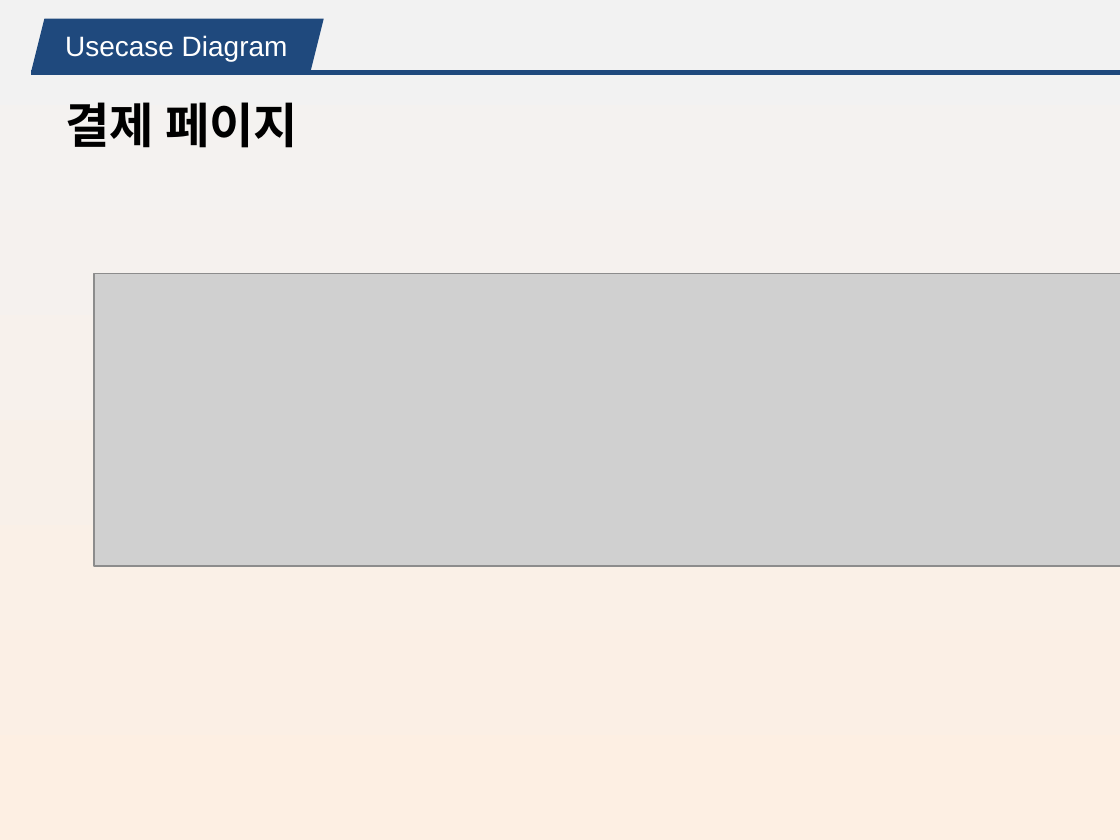
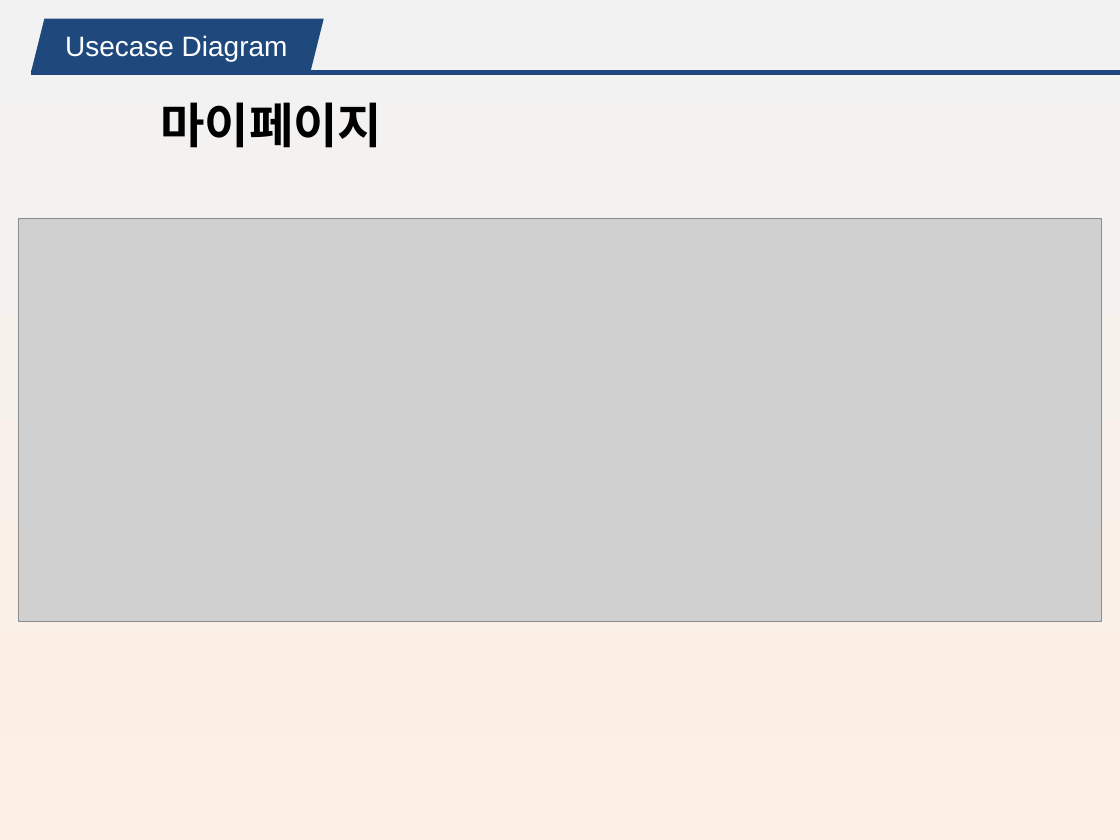
Before and after one commit to minhyeok2487/Project_KeyboardMarket, a slide deck: slide 30 of 키보드 쇼핑몰_MTS.pptx (slide 33 before the commit). Drawn at 1120x840 pixels with LibreOffice and Linux fonts; fonts in the diff are those of the drawing; grey boxes stand for pictures. Boxes give left, top, right and bottom in pixels: in the first picture for what was removed or moved away, otherwise in the second. Text is boxed around its words. In the diff, an @@ line names an element or a change of style, - is before the commit and + after.

```diff
--- a/키보드 쇼핑몰_MTS.pptx
+++ b/키보드 쇼핑몰_MTS.pptx
@@ text at [161,102,383,148]: text changed @@
-결제 페이지
+마이페이지
@@ picture: place and size @@
-picture at [94,274,1120,567]
+picture at [19,218,1102,622]
```
Also in this commit, not shown: 10 other slides changed, 4 slides added, 2 slides removed, 12 other files.
